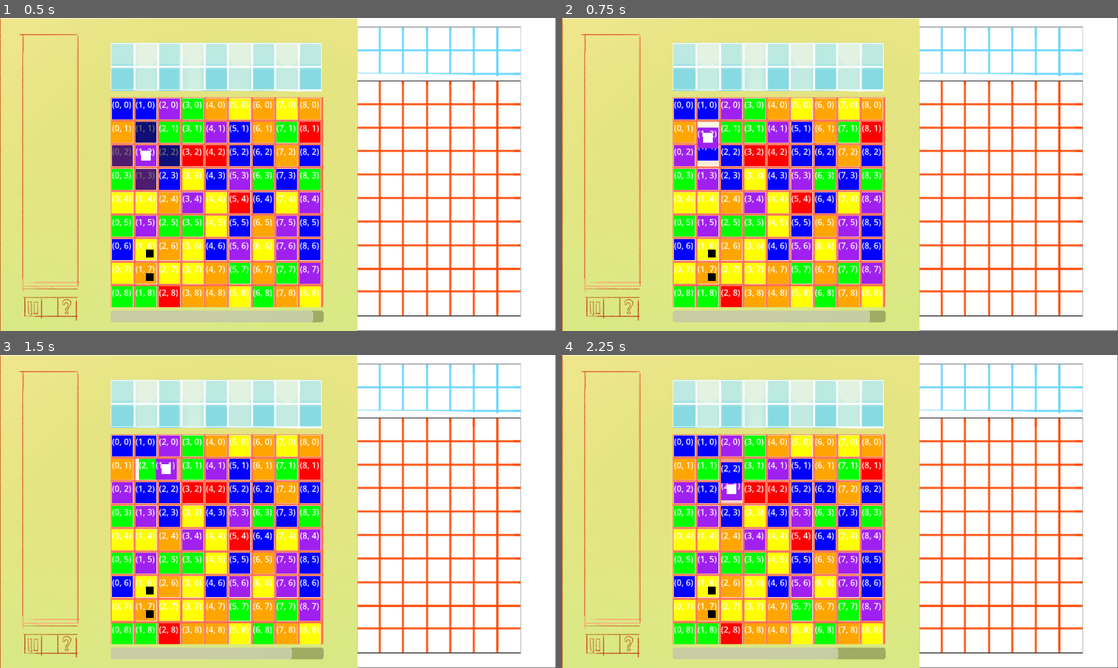
Above: before the commit, frames 1-4 (two rows, left to right).
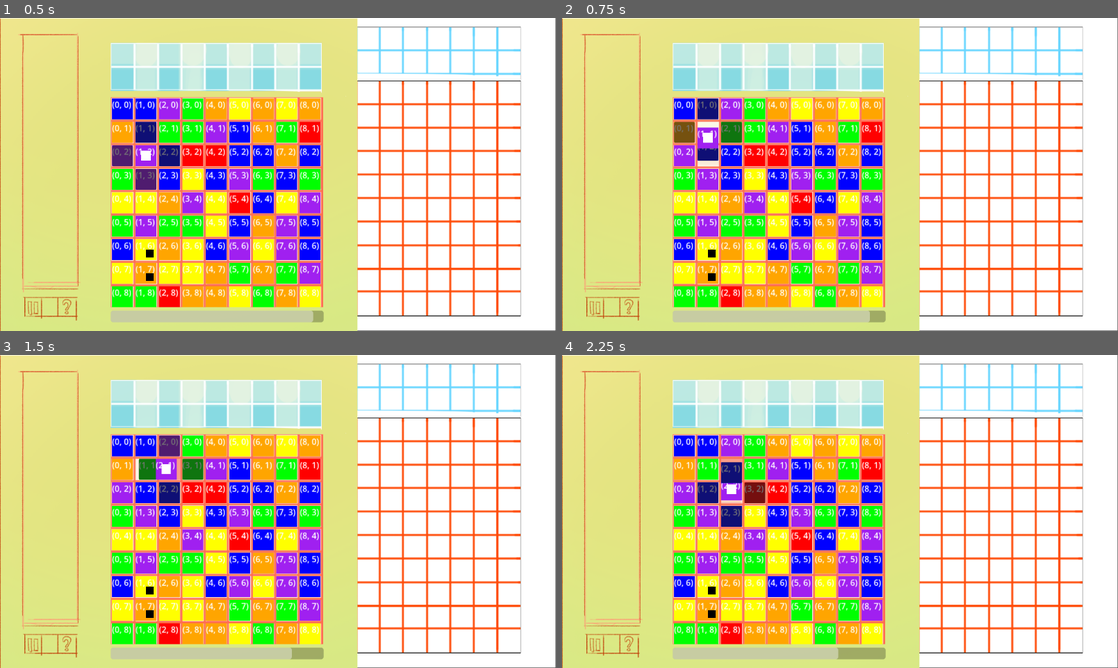
Above: after the commit, the same moments.

Repository: hulien22/gmtk2023
Game: Godot game, scene res://scenes/main.tscn
Two runs of this game, one before a commit and one after it. Both use one fixed random seed, a clock stepped at 60 frames per second and the inputs below.
Inputs (mouse positions are in pixels of both pictures, inside the frame that each line leads up to):
- Up to frame 1 (0.5 s): no input
- Up to frame 2 (0.75 s): click (706, 133) at 0.52 s
- Up to frame 3 (1.5 s): tap Enter at 1.25 s; hold Right (player_movement_right) from 1.28 s (still down)
- Up to frame 4 (2.25 s): release Right (player_movement_right) at 2.03 s; hold S (player_movement_down) from 2.03 s (still down)

Frame 1 is identical in both runs. In frame 2, 0.9% of the frame differs, in the area x 20-33%, y 25-46%; in frame 3, 1.0%; in frame 4, 1.0%, in the area x 24-37%, y 34-55%.

Commit message:
faster movement

Diff:
--- a/scenes/main.tscn
+++ b/scenes/main.tscn
@@ -33,7 +33,7 @@
 one_shot = true
 
 [node name="PlayerMoveTimer" type="Timer" parent="."]
-wait_time = 0.3
+wait_time = 0.05
 one_shot = true
 
 [node name="FingerMoveTimer" type="Timer" parent="."]
